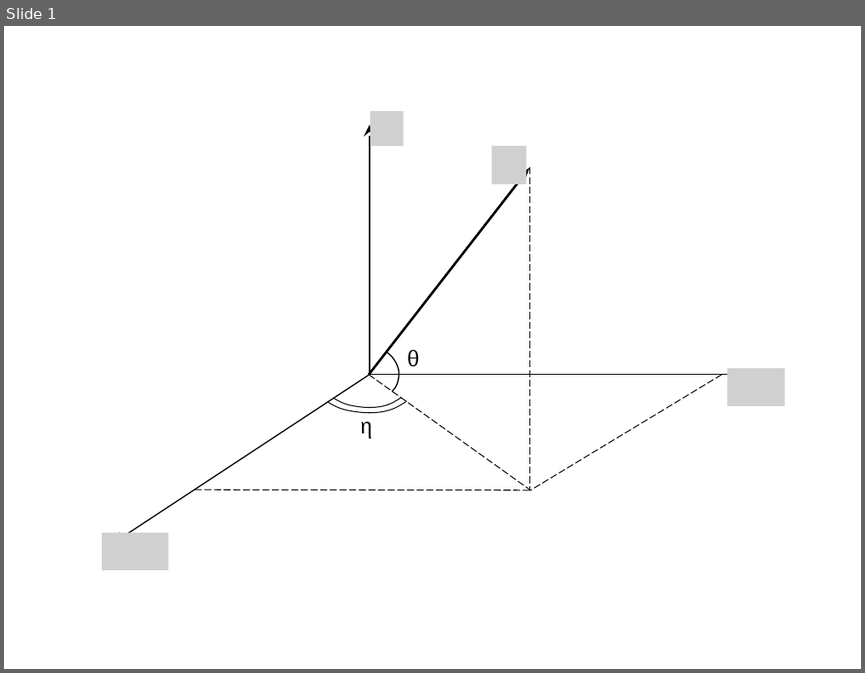
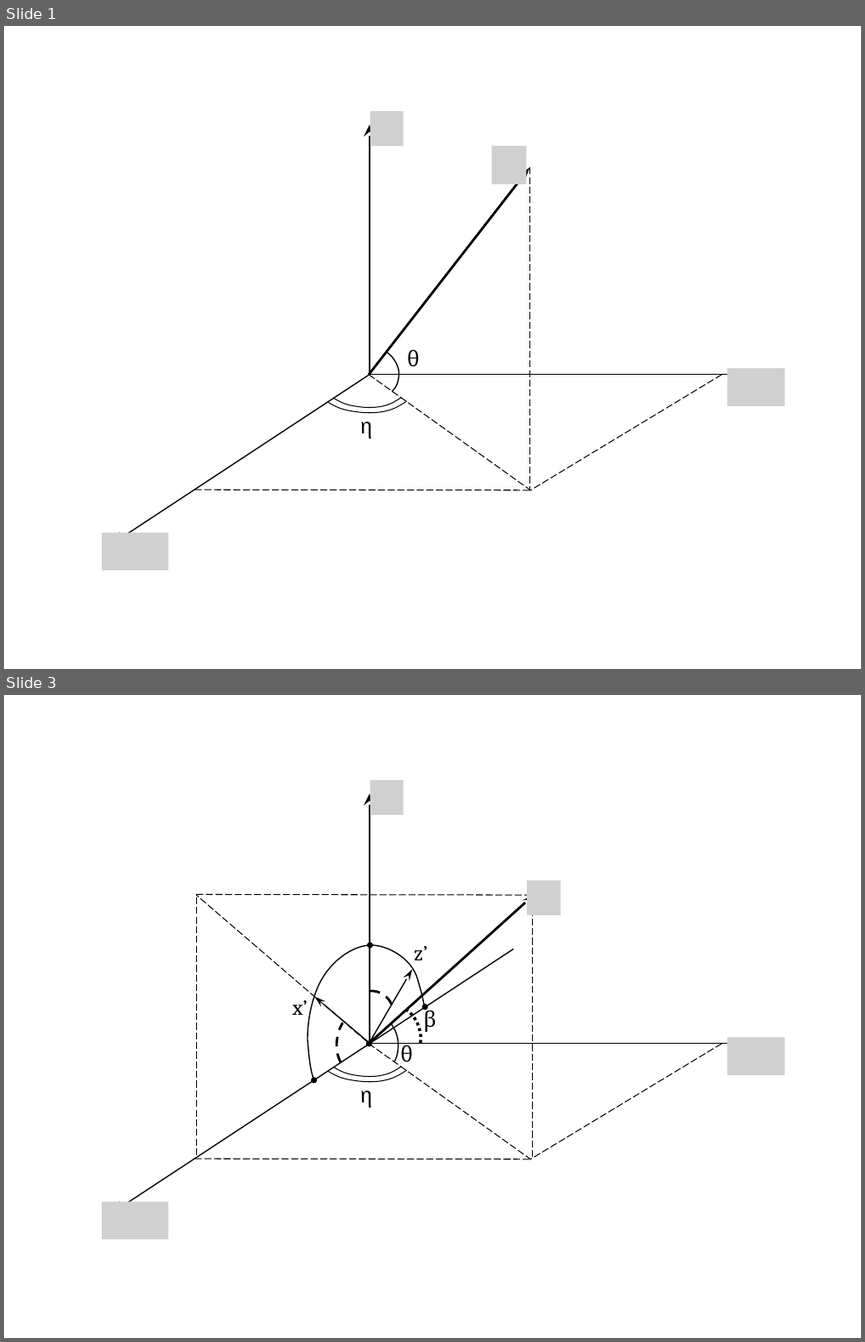
Before and after one commit to akutlin/diploma, a slide deck: images/images.pptx. Shown one above the other, each under a label of ours: slide 1 before the commit, slides 1 and 3 after it; the slides between them are not shown. The pictures are 865x673 and 865x1342 pixels, drawn with LibreOffice and Linux fonts; fonts in the diff are those of the drawing; grey boxes stand for pictures; background and template pictures are left out. Boxes give left, top, right and bottom in pixels: in the first picture for what was removed or moved away, otherwise in the second. Text is boxed around its words. In the diff, an @@ line names an element or a change of style, - is before the commit and + after.

```diff
--- a/images/images.pptx
+++ b/images/images.pptx
@@ slide 3 added at [4,695,861,1338], background #FFFFFF @@
@@ arrow added from (369, 1043) to (369, 794), #000000 1 pt @@
@@ picture added at [370,780,404,814] @@
@@ line added from (531, 895) to (195, 895), #000000 0.75 pt dashed @@
@@ line added from (367, 1041) to (196, 895), #000000 0.75 pt dashed @@
@@ line added from (196, 897) to (196, 1157), #000000 0.75 pt dashed @@
@@ arrow added from (369, 1043) to (534, 895), #000000 2 pt @@
@@ picture added at [527,880,560,914] @@
@@ line added from (532, 899) to (532, 1158), #000000 0.75 pt dashed @@
@@ arrow added from (513, 948) to (113, 1212), #000000 1 pt @@
@@ freeform shape added at [307,943,424,1080], outline #000000 1 pt @@
@@ ellipse added at [367,941,373,947], fill #000000 @@
@@ text added at [414,946,427,960], 18 pt, text #000000 @@
+z’
@@ arrow added from (369, 1043) to (412, 970), #000000 1 pt @@
@@ text added at [292,1000,307,1015], 18 pt, text #000000 @@
+x’
@@ arrow added from (369, 1043) to (314, 997), #000000 1 pt @@
@@ freeform shape added at [370,987,393,1006], outline #000000 2 pt dashed @@
@@ freeform shape added at [334,1022,346,1062], outline #000000 2 pt dashed @@
@@ freeform shape added at [392,1024,398,1061], outline #000000 1 pt @@
@@ freeform shape added at [405,1007,423,1044], outline #000000 2.5 pt dashed @@
@@ ellipse added at [422,1004,428,1009], fill #000000 @@
@@ text added at [423,1007,436,1032], 18 pt, text #000000 @@
+β
@@ ellipse added at [365,1040,371,1046], fill #000000 @@
@@ arrow added from (369, 1043) to (760, 1043), #000000 1 pt @@
@@ line added from (369, 1043) to (530, 1158), #000000 0.75 pt dashed @@
@@ text added at [400,1043,413,1067], 18 pt, text #000000 @@
+θ
@@ line added from (722, 1043) to (530, 1159), #000000 0.75 pt dashed @@
@@ picture added at [727,1037,784,1075] @@
@@ freeform shape added at [328,1071,407,1083], outline #000000 0.75 pt @@
@@ freeform shape added at [334,1066,401,1077], outline #000000 0.75 pt @@
@@ ellipse added at [311,1077,317,1083], fill #000000 @@
@@ text added at [360,1090,373,1107], 18 pt, text #000000 @@
+η
@@ line added from (530, 1158) to (194, 1158), #000000 0.75 pt dashed @@
@@ picture added at [102,1202,169,1239] @@
```
Also in this commit, not shown: 1 slide changed, 5 other files.
